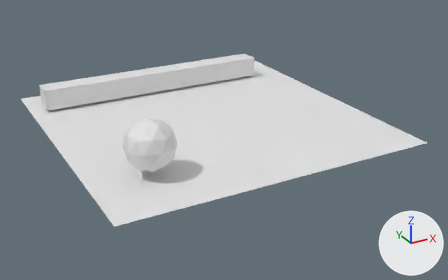
An edit to the glTF model hubstesti.glb, drawn before and after from the same camera.
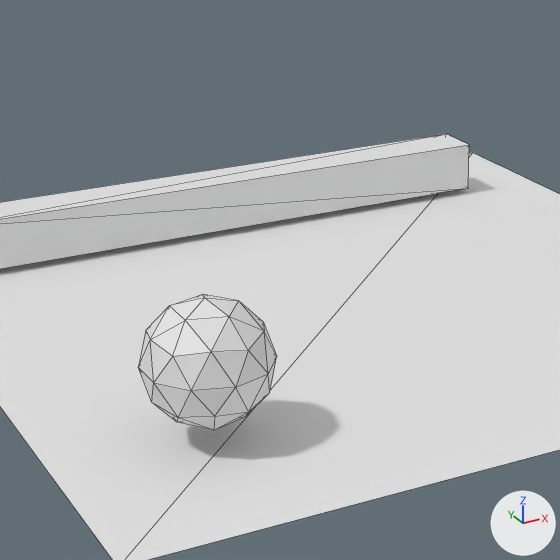
Each version appears first whole from a camera (50 mm lens) standing at (-24.58, -48.12, 21.52) and looking at (0.25, -2.97, -1.05), and next in a close-up on the part from 15% to 65% of the width and 0% to 80% of the height. The axes (+X, +Y, +Z) are drawn at lower right. The lights are the same throughout. The close-ups show mesh edges as thin lines. Where no turn or scale is listed for an object, it has been applied to the vertices.
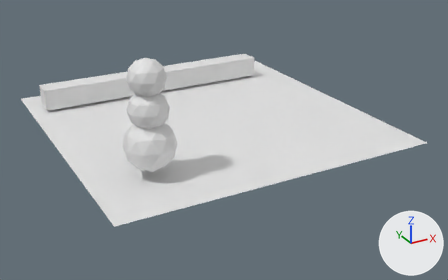
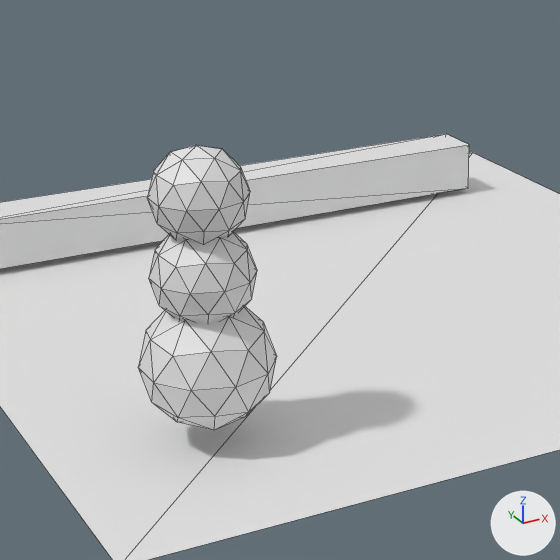
Location of each change, [x1, y1, x2, y2] in pixels of the close-ups (560 x 560 px):
'Icosphere.002', added: after [148, 145, 250, 244]
'Icosphere.001', added: after [149, 232, 257, 323]

The change in detail:
Mesh me_icosphere_002 is new.
It is an icosphere of 80 faces spanning x -1.39..1.39, y -1.46..1.46, z -1.46..1.46.
Mesh me_icosphere_001 is new.
It is an icosphere of 80 faces spanning x -1.49..1.49, y -1.57..1.57, z -1.57..1.57.
Object 'Icosphere.002' (ob_icosphere_002) is new; it shows me_icosphere_002.
Its location is (-8.97, -8.29, 7.78).
Object 'Icosphere.001' (ob_icosphere_001) is new; it shows me_icosphere_001.
Its location is (-8.97, -8.29, 5.35).
